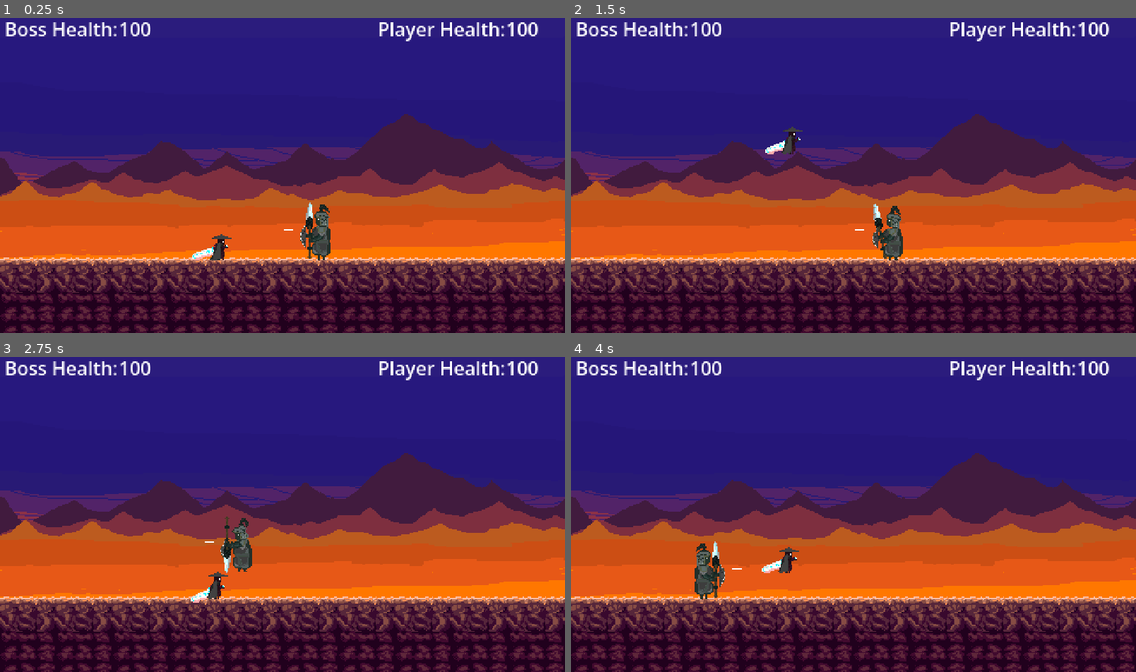
Above: before the commit, frames 1-4 (two rows, left to right).
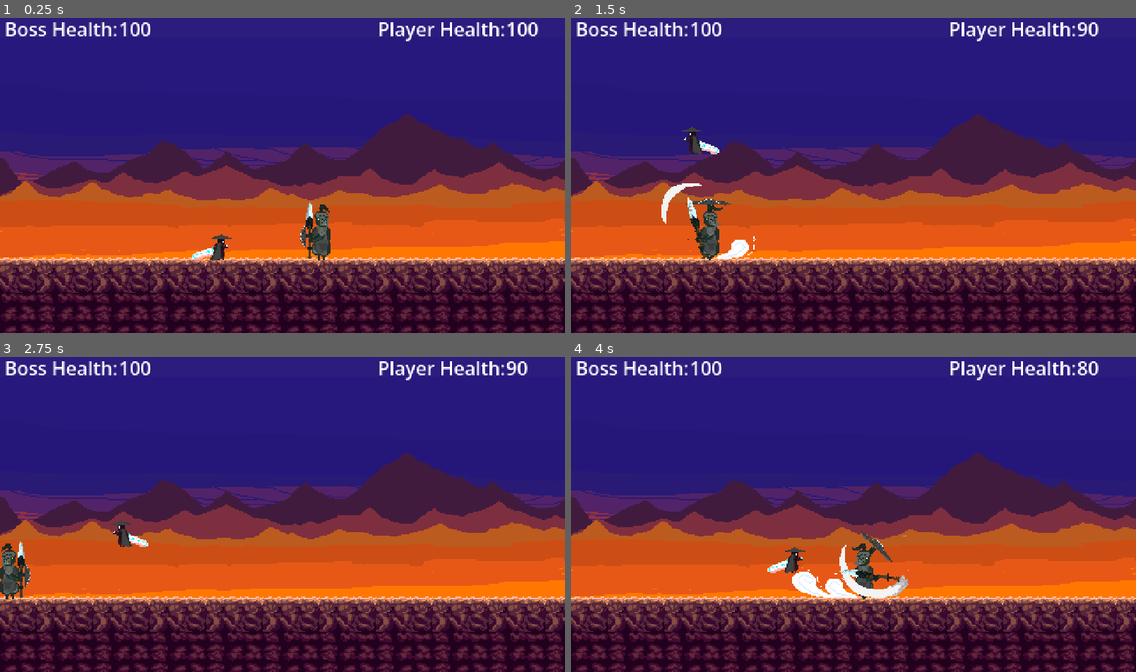
Above: after the commit, the same moments.

Repository: Shaurya0907/2d-souls
Game: Godot game, scene res://scenes/main.tscn
The game is run twice, just before and just after one commit, with the same random seed, the same clock (stepped at 60 frames per second) and the same inputs.
Inputs (mouse positions are in pixels of both pictures, inside the frame that each line leads up to):
- Up to frame 1 (0.25 s): no input
- Up to frame 2 (1.5 s): tap Enter at 0.5 s; move the mouse to (977, 159) at 0.52 s; hold Right from 0.53 s (still down); click (977, 159) at 0.6 s; tap Space (jump) at 0.77, 0.8, 1.07, 1.35 s; move the mouse to (740, 191) at 1.27 s
- Up to frame 3 (2.75 s): tap Space (jump) at 1.52, 1.82, 2.3 s; click (169, 530) at 1.55 s; move the mouse to (339, 442) at 2.02 s; release Right at 2.03 s; hold Left from 2.03 s (still down); click (339, 442) at 2.1 s
- Up to frame 4 (4 s): move the mouse to (825, 577) at 2.77 s; release Left at 2.78 s; hold Right from 2.78 s (still down); tap Shift (dash) at 2.85 s; tap Space (jump) at 3.02, 3.32, 3.77, 3.8 s; click (825, 577) at 3.05 s; move the mouse to (1023, 561) at 3.52 s; tap Q (parry) at 3.6 s

The runs differ from the first frame. In frame 1, less than 0.1% of the frame differs, in the area x 50-52%, y 67-68%; in frame 2, 2.3%; in frame 3, 1.8%; in frame 4, 2.6%, in the area x 21-96%, y 1-77%.

Commit message:
Bug Fixed
finally fixed that frustrating bug ;))

Diff:
--- a/scenes/boss_1.tscn
+++ b/scenes/boss_1.tscn
@@ -187,14 +187,11 @@
 [sub_resource type="RectangleShape2D" id="RectangleShape2D_h7gvf"]
 size = Vector2(20, 50)
 
-[sub_resource type="BoxMesh" id="BoxMesh_rm1bd"]
-size = Vector3(7.77, 1, 1)
-
 [sub_resource type="RectangleShape2D" id="RectangleShape2D_v15d6"]
 size = Vector2(26, 50)
 
 [sub_resource type="RectangleShape2D" id="RectangleShape2D_rm1bd"]
-size = Vector2(352, 107)
+size = Vector2(352, 140)
 
 [node name="boss1" type="CharacterBody2D" unique_id=944191825]
 script = ExtResource("1_3kv24")
@@ -203,7 +200,7 @@
 texture_filter = 1
 texture_repeat = 1
 sprite_frames = SubResource("SpriteFrames_v15d6")
-animation = &"coolest_attack"
+animation = &"heavy_attack"
 centered = false
 offset = Vector2(-96, -96)
 metadata/_dot_aseprite_importer_player = NodePath("AnimationPlayer")
@@ -218,9 +215,6 @@
 position = Vector2(-23, -1)
 shape = SubResource("RectangleShape2D_h7gvf")
 
-[node name="MeshInstance2D" type="MeshInstance2D" parent="boss_animated/Area2D/CollisionShape2D" unique_id=1642050173]
-mesh = SubResource("BoxMesh_rm1bd")
-
 [node name="CollisionShape2D" type="CollisionShape2D" parent="." unique_id=9410133]
 position = Vector2(0, -1)
 shape = SubResource("RectangleShape2D_v15d6")
@@ -228,7 +222,7 @@
 [node name="jump_attack_detection" type="Area2D" parent="." unique_id=415411165]
 
 [node name="CollisionShape2D" type="CollisionShape2D" parent="jump_attack_detection" unique_id=929661311]
-position = Vector2(0, -29.5)
+position = Vector2(0, -13)
 shape = SubResource("RectangleShape2D_rm1bd")
 debug_color = Color(0, 0.6312515, 0.46744835, 0.41960785)
 
@@ -258,6 +252,7 @@
 
 [node name="attack_delay" type="Timer" parent="." unique_id=71545116]
 process_callback = 0
+wait_time = 0.5
 autostart = true
 
 [node name="attack_start" type="Timer" parent="." unique_id=403271364]
@@ -267,11 +262,16 @@
 
 [node name="disable_attack_area" type="Timer" parent="." unique_id=1938467845]
 process_callback = 0
+wait_time = 0.5
 one_shot = true
 
 [node name="jump_attack_start" type="Timer" parent="." unique_id=1514602478]
 process_callback = 0
 wait_time = 0.8
+one_shot = true
+
+[node name="heavy_attack_length" type="Timer" parent="." unique_id=35473656]
+process_callback = 0
 one_shot = true
 
 [connection signal="body_entered" from="boss_animated/Area2D" to="." method="_on_area_2d_body_entered"]
@@ -285,3 +285,4 @@
 [connection signal="timeout" from="attack_start" to="." method="_on_attack_start_timeout"]
 [connection signal="timeout" from="disable_attack_area" to="." method="_on_disable_attack_area_timeout"]
 [connection signal="timeout" from="jump_attack_start" to="." method="_on_jump_attack_start_timeout"]
+[connection signal="timeout" from="heavy_attack_length" to="." method="_on_heavy_attack_length_timeout"]
--- a/scripts/boss.gd
+++ b/scripts/boss.gd
@@ -14,10 +14,11 @@
 @onready var player_char: CharacterBody2D = $"../player"
 @onready var jump_attack_detection: Area2D = $jump_attack_detection
 @onready var jump_attack_start: Timer = $jump_attack_start
+@onready var heavy_attack_length: Timer = $heavy_attack_length
 
 
 
-var attacks_list = ["coolest_attack"]
+var attacks_list = ["heavy_attack","coolest_attack"]
 var queue_freed = false
 var isattacking = false
 var boss_health = 100
@@ -100,11 +101,14 @@
 		velocity.x = 240
 	heavymid.start()
 
+#ATTACKS
 func attacks(attack_name):
 	if attack_name == "coolest_attack":
-		coolest_attack()
+		if not isjumping and not isattacking:
+			coolest_attack()
 	elif attack_name == "heavy_attack":
-		heavy_attack()
+		if not isattacking and not isjumping:
+			heavy_attack()
 
 
 func _on_heavymid_timeout() -> void:
@@ -134,7 +138,7 @@
 
 func _on_attack_start_timeout() -> void:
 	attack_area.monitoring = true
-	disable_attack_area.start()
+	heavy_attack_length.start()
 
 
 func _on_disable_attack_area_timeout() -> void:
@@ -144,14 +148,13 @@
 func _on_area_2d_body_entered(body: Node2D) -> void:
 	if body.name == "player":
 		if isattacking and is_instance_valid(player):
-			player_char.damage(5)
+			player_char.damage(10)
 			disable_attack_area.start()
 
 
 
 func _on_jump_attack_detection_body_entered(body: Node2D) -> void:
 	if body.name == "player":
-		print("HELLOOO")
 		if isjumping and is_instance_valid(player):
 			if player_char.is_on_floor():
 				player_char.damage(20)
@@ -163,6 +166,10 @@
 
 
 func _on_jump_attack_start_timeout() -> void:
-	if isjumping:
-		jump_attack_detection.monitoring = true
-		disable_attack_area.start()
+	jump_attack_detection.monitoring = true
+	disable_attack_area.start()
+
+
+
+func _on_heavy_attack_length_timeout() -> void:
+	disable_attack_area.start()
--- a/scripts/player.gd
+++ b/scripts/player.gd
@@ -65,12 +65,6 @@
 		anim_player.play("jumping")
 		jumptimer.start()
 
-#HEALTH
-	if player_health < 0:
-		player_health = 0
-	if player_health == 0:
-		queue_free()
-		queue_freed = true
 
 #ATTACK
 	if Input.is_action_just_pressed("attack") and not isattacking:
@@ -98,6 +92,12 @@
 
 func damage(damage_value):
 	player_health -= damage_value
+	if player_health < 0:
+		player_health = 0
+	if player_health == 0:
+		queue_free()
+		get_tree().quit()
+		queue_freed = true
 	player_health_value.text = str(player_health)
 
 func dash():
